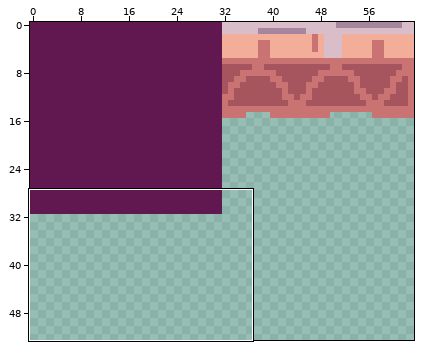
Pixel-art file, stored at assets/blocks.aseprite. Above: a wide view before the commit, with the close-up outlined.
Close-up. As it was:
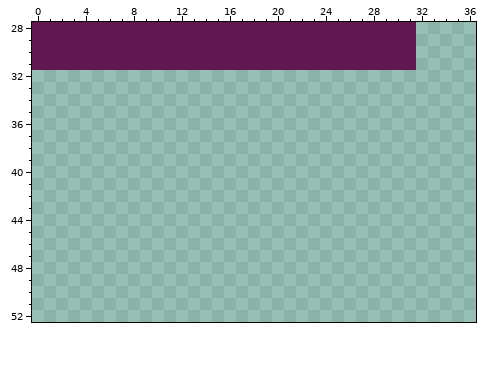
64x128 pixels, 1 frame. Shown: x 0..36, y 28..52. The wide view leaves out empty margins.
After:
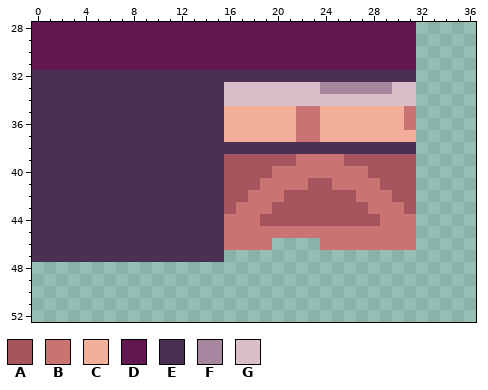
Palette (. is transparent): A #a6555f  B #c97373  C #f2ae99  D #611851  E #4a3052  F #a6859f  G #d9bdc8
Edits made:
The author put colour A in row 39 at x 16 to 21 and 26 to 31; in row 40 at x 16 to 19 and 28 to 31; in row 41 at x 16 to 18, 23 to 24 and 29 to 31; in row 42 at x 16 to 17, 21 to 26 and 30 to 31; in row 43 at x 16, 20 to 27 and 31; in row 44 at x 19 to 28.
The author put colour B in rows 35 to 36 at x 22 to 23 and 31; in row 37 at x 22 to 23; in row 39 at x 22 to 25; in row 40 at x 20 to 27; in row 41 at x 19 to 22 and 25 to 28; in row 42 at x 18 to 20 and 27 to 29.
The author put colour B in row 43 at x 17 to 19 and 28 to 30; in row 44 at x 16 to 18 and 29 to 31; in row 45 at x 16 to 31; in row 46 at x 16 to 19 and 24 to 31.
The author put colour C in rows 35 to 36 at x 16 to 21 and 24 to 30; in row 37 at x 16 to 21 and 24 to 31.
The author put colour E in row 32 at x 0 to 31; in rows 33 to 37 at x 0 to 15; in row 38 at x 0 to 31; in rows 39 to 47 at x 0 to 15.
The author put colour F in row 33 at x 24 to 29.
The author put colour G in row 33 at x 16 to 23 and 30 to 31; in row 34 at x 16 to 31.
